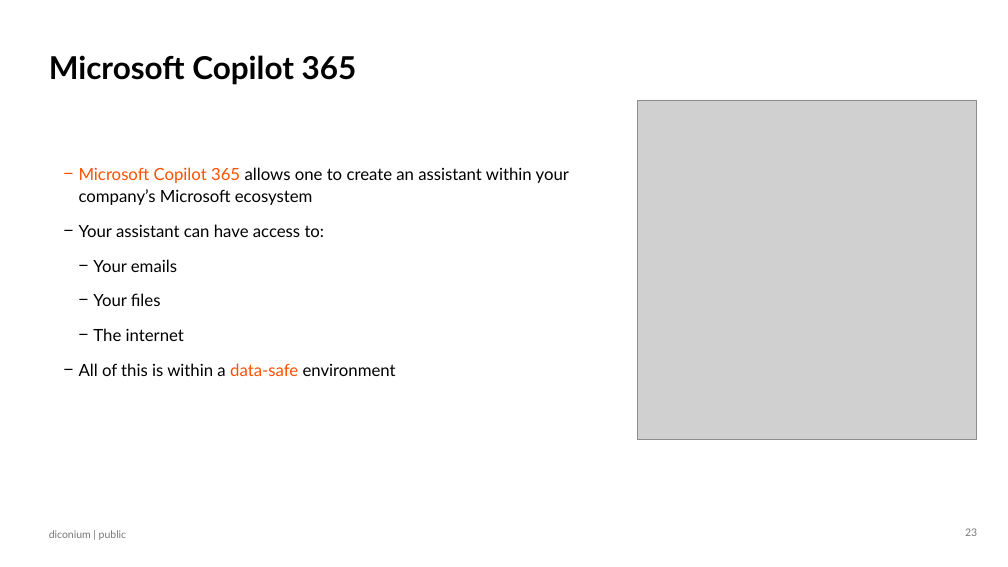
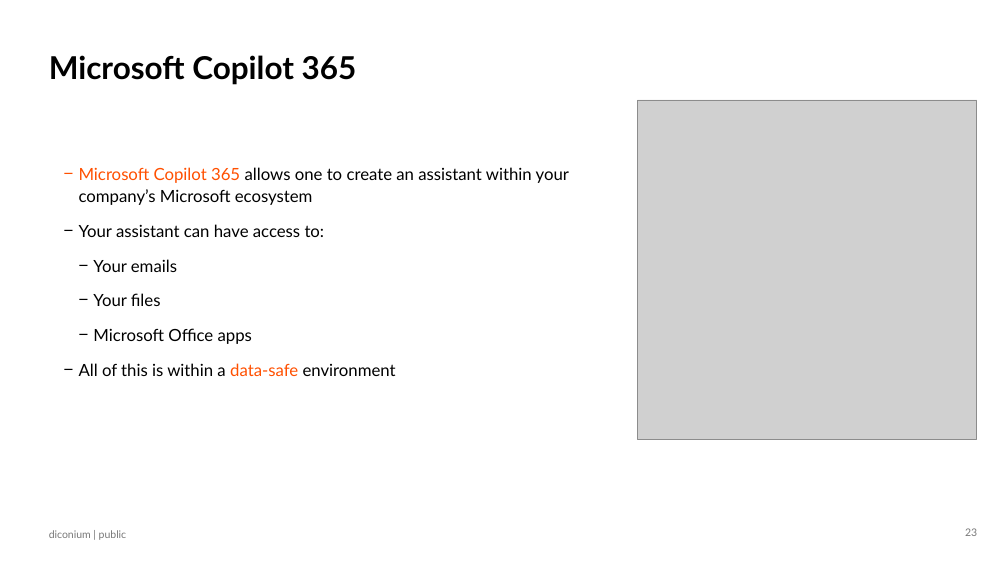
Before and after one commit to NeilSinclair/prompt_workshop, a slide deck: slide 23 of slides/AI Teach In STIHL v1.2.pptx. Drawn at 1008x567 pixels with LibreOffice and Linux fonts; fonts in the diff are those of the drawing; grey boxes stand for pictures; background and template pictures are left out. Boxes give left, top, right and bottom in pixels: in the first picture for what was removed or moved away, otherwise in the second. Text is boxed around its words. In the diff, an @@ line names an element or a change of style, - is before the commit and + after.

```diff
--- a/slides/AI Teach In STIHL v1.2.pptx
+++ b/slides/AI Teach In STIHL v1.2.pptx
@@ text at (x1=93, y1=328, x2=252, y2=344): text changed @@
-    − The internet
+    − Microsoft Office apps
```
Also in this commit, not shown: 9 other slides changed, 53 other files.
